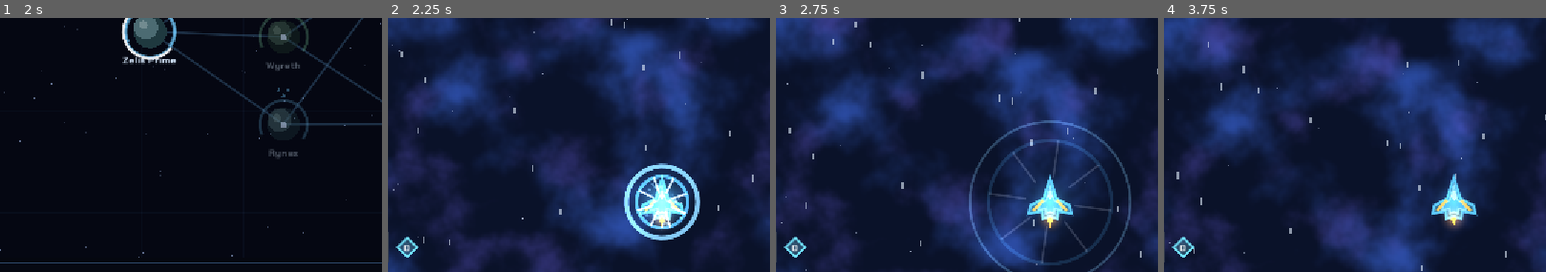
Above: before the commit, frames 1-4 (left to right).
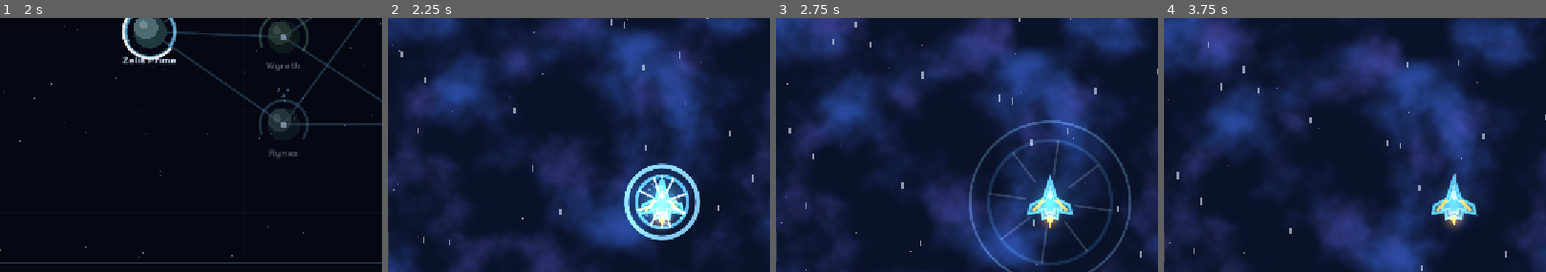
Above: after the commit, the same moments.

Repository: heromedel/Genre-Legends
Game: Godot game, scene res://scenes/main.tscn
Same seed, same stepped clock (60 frames per second), same inputs: the game is played once before the commit and once after it.
Inputs (mouse positions are % of the whole screen's width and height, from its top left):
- Up to frame 1 (2 s): tap Enter at 0.5 s; drag from (50, 50) to (60, 28) at 0.52 s; drag from (30, 55) to (45, 70) at 1.27 s
- Up to frame 2 (2.25 s): click "LAUNCH" at 2 s
- Up to frame 3 (2.75 s): no input
- Up to frame 4 (3.75 s): move the mouse to (60, 28) at 2.77 s; hold D (move_right) 2.78-3.5 s; tap P at 2.85 s; click "Resume" at 3.5 s
The pictures show only the part of the screen within x 14-64%, y 50-100%; the shares and areas given below are measured in that part.

Frame 1 is identical in both runs. In frame 2, 0.3% of the frame differs, in the area x 2-8%, y 86-95%; in frame 3, 0.3%; in frame 4, 0.3%.

Commit message:
WIP 0.2: hide resonance chips until a tier is reached
Co-Authored-By: Claude Opus 5.5 <noreply@anthropic.com>
Claude-Session: https://claude.ai/code/session_01TQ4qhv27AYaLAtPddeVQN1

Diff:
--- a/scripts/view/hud.gd
+++ b/scripts/view/hud.gd
@@ -175,16 +175,15 @@
 	# Resonance: one chip per element you've put points into, with its tier.
 	at.x += 6
 	for element in UpgradeData.ELEMENTS:
-		var points := run.resonance_points(element)
-		if points <= 0:
-			continue
 		var tier := run.resonance_tier(element)
+		if tier <= 0:
+			continue
 		var color: Color = BuildPanel.ELEMENT_COLORS[element]
 		var center := at + Vector2(16, size * 0.5)
 		var diamond := PackedVector2Array([center + Vector2(0, -15), center + Vector2(15, 0), center + Vector2(0, 15), center + Vector2(-15, 0)])
 		draw_colored_polygon(diamond, Art.with_alpha(color, 0.25 + 0.2 * tier))
 		draw_polyline(diamond + PackedVector2Array([diamond[0]]), color, 2.0, true)
-		draw_string(font_bold, center + Vector2(-16, 6), str(tier), HORIZONTAL_ALIGNMENT_CENTER, 32, 16, Color(1, 1, 1))
+		draw_string(font_bold, center + Vector2(-16, 6), UpgradeOffers.ROMAN[tier], HORIZONTAL_ALIGNMENT_CENTER, 32, 14, Color(1, 1, 1))
 		at.x += 38
 
 
